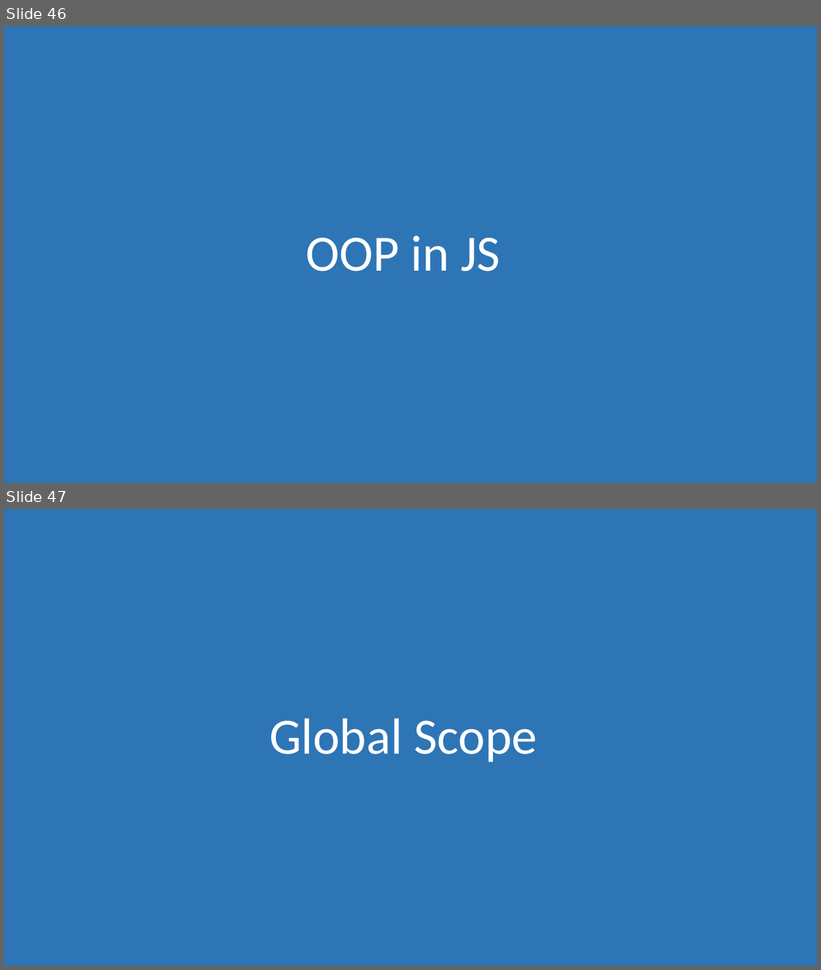
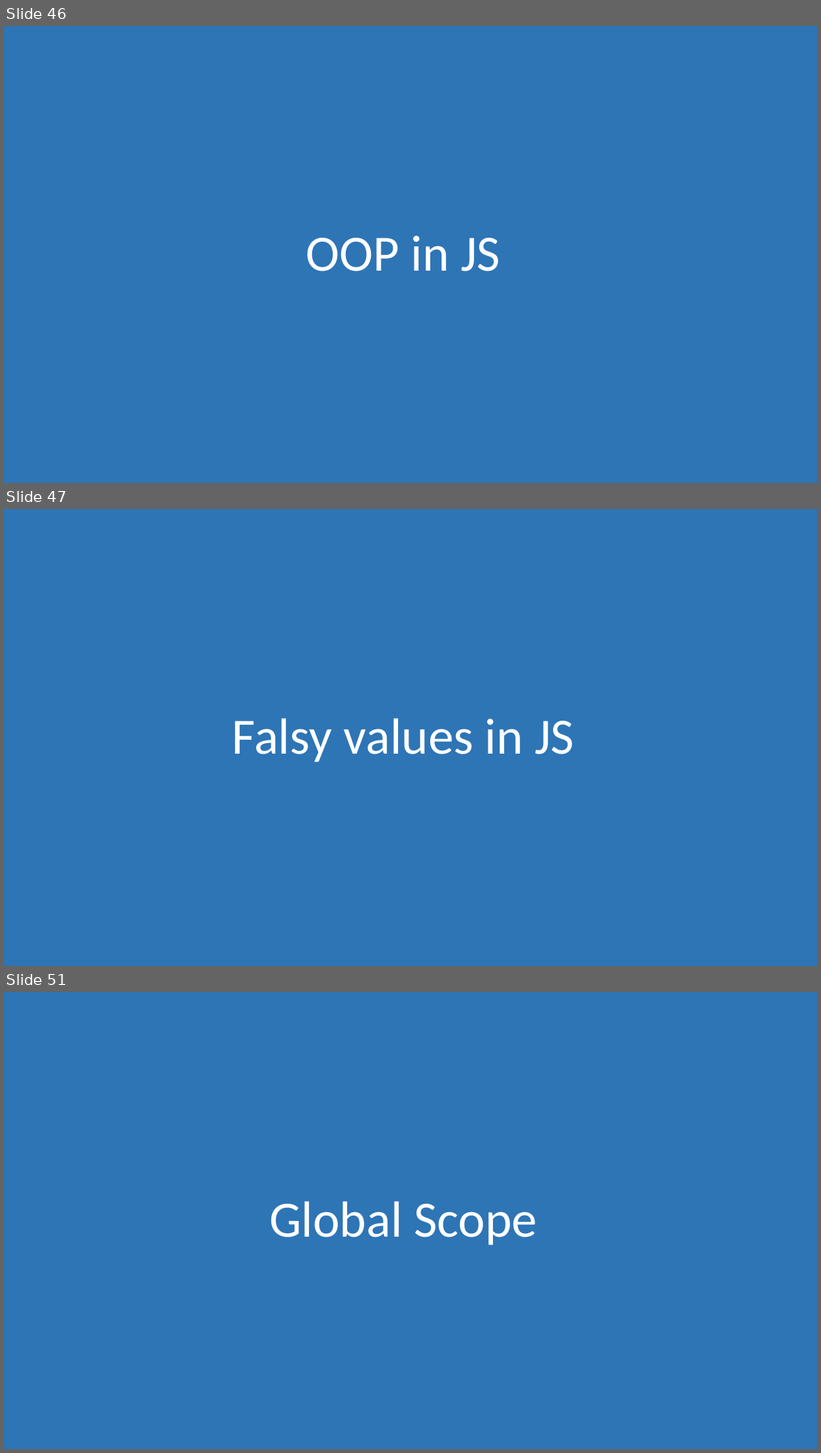
Before and after one commit to morkkis/PWD, a slide deck: presentations/Practical Web Dev.pptx. Shown one above the other, each under a label of ours: slides 46 and 47 before the commit, slides 46, 47 and 51 after it; the slides between them are not shown. The pictures are 821x970 and 821x1453 pixels, drawn with LibreOffice and Linux fonts; fonts in the diff are those of the drawing. Boxes give left, top, right and bottom in pixels: in the first picture for what was removed or moved away, otherwise in the second. Text is boxed around its words. In the diff, an @@ line names an element or a change of style, - is before the commit and + after.

```diff
--- a/presentations/Practical Web Dev.pptx
+++ b/presentations/Practical Web Dev.pptx
@@ slide 47 added at box(4, 509, 817, 966), background #FFFFFF @@
@@ rectangle added at box(4, 509, 817, 966), fill #2E75B6 @@
@@ title added at box(232, 718, 574, 762), 60 pt, text #FFFFFF @@
+Falsy values in JS
@@ what was slide 47 is now slide 51 @@
```
Also in this commit, not shown: 5 other slides added, 3 other files.
